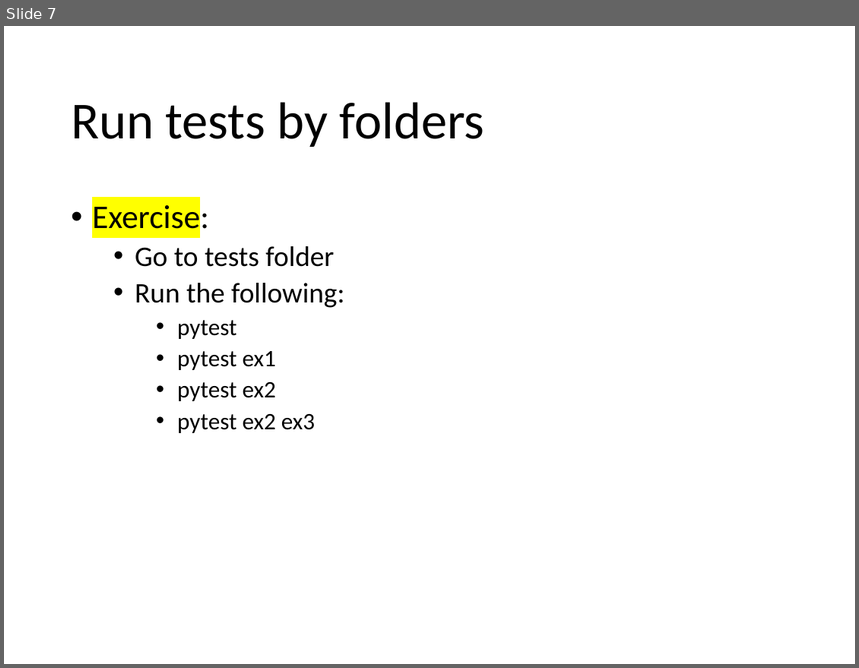
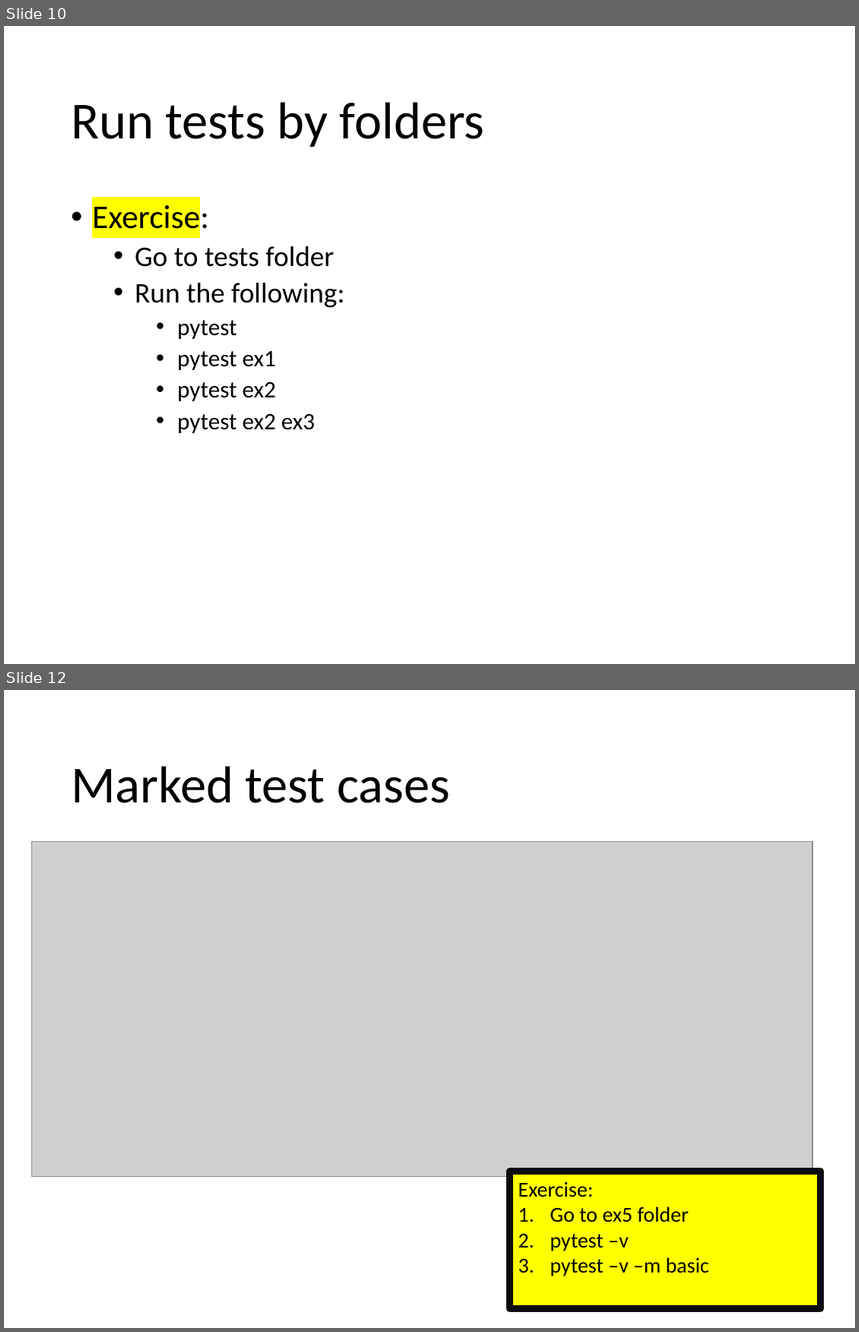
Before and after one commit to Chao-Jen/pytest_workshop, a slide deck: slides/Unit Test with Pytest.pptx. Shown one above the other, each under a label of ours: slide 7 before the commit, slides 10 and 12 after it; the slides between them are not shown. The pictures are 859x668 and 859x1332 pixels, drawn with LibreOffice and Linux fonts; fonts in the diff are those of the drawing; grey boxes stand for pictures. Boxes give left, top, right and bottom in pixels: in the first picture for what was removed or moved away, otherwise in the second. Text is boxed around its words. In the diff, an @@ line names an element or a change of style, - is before the commit and + after.

```diff
--- a/slides/Unit Test with Pytest.pptx
+++ b/slides/Unit Test with Pytest.pptx
@@ slide 12 added at (4,690,855,1328), background #FFFFFF @@
@@ title added at (71,766,450,803), 44 pt, text #000000 @@
+Marked test cases
@@ picture added at (32,841,813,1177) @@
@@ rectangle added at (509,1172,820,1309), fill #FFFF00, outline #0D0D0D 6 pt, 18 pt, text #000000 @@
+Exercise:
+1. Go to ex5 folder
+2. pytest –v
+3. pytest –v –m basic
@@ what was slide 7 is now slide 10 @@
```
Also in this commit, not shown: 1 slide changed, 4 other slides added.
